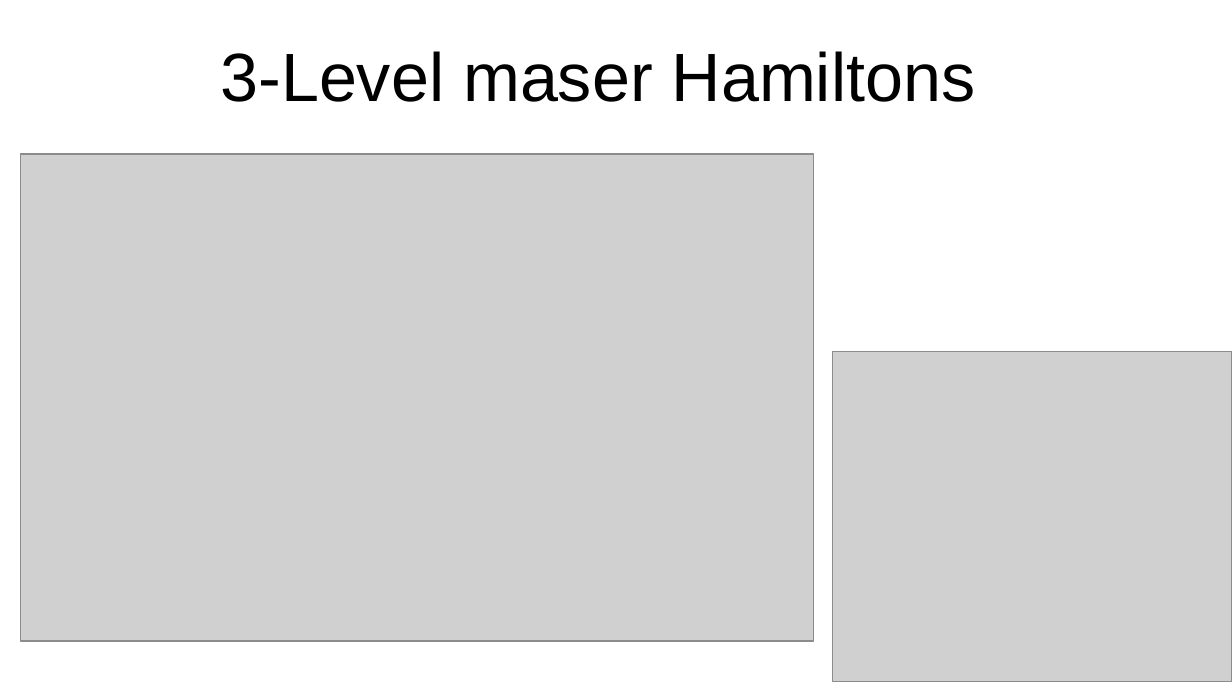
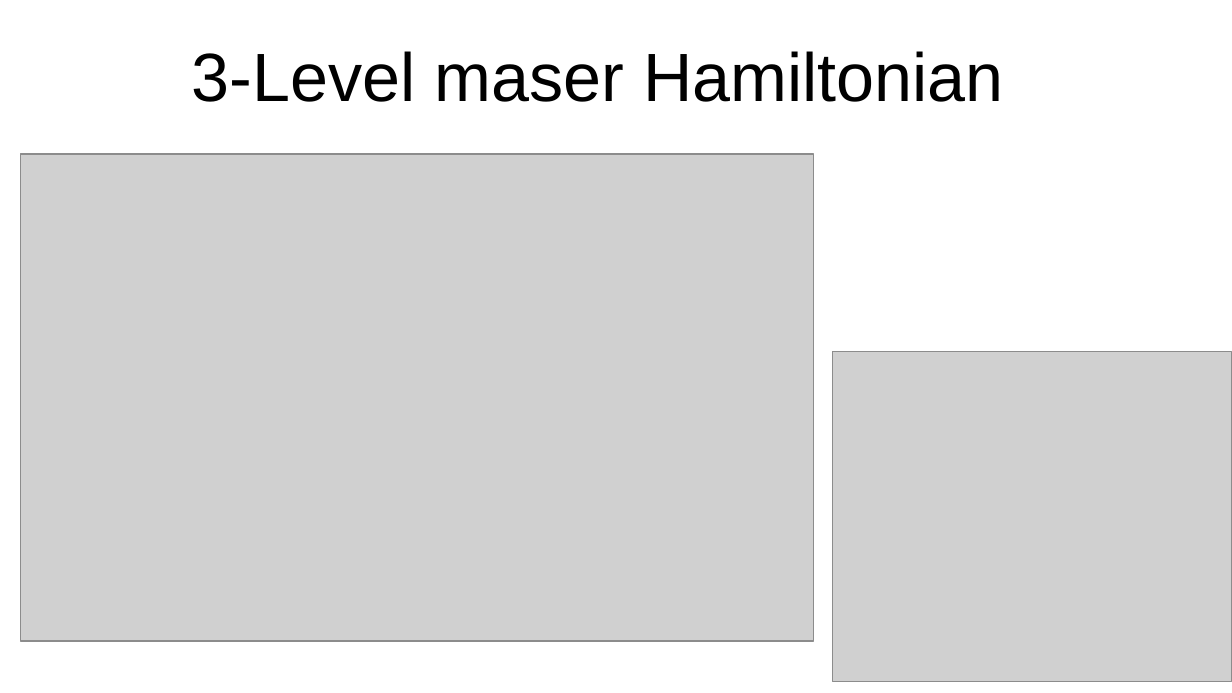
Before and after one commit to SanderStammbach/Sanders-Studium, a slide deck: slide 6 of Master-Projekt/Vortrag.odp. Drawn at 1232x693 pixels with LibreOffice and Linux fonts; fonts in the diff are those of the drawing; grey boxes stand for pictures; background and template pictures are left out. Boxes give left, top, right and bottom in pixels: in the first picture for what was removed or moved away, otherwise in the second. Text is boxed around its words. In the diff, an @@ line names an element or a change of style, - is before the commit and + after.

```diff
--- a/Master-Projekt/Vortrag.odp
+++ b/Master-Projekt/Vortrag.odp
@@ title at [192, 51, 1003, 102]: text changed @@
-3-Level maser Hamiltons
+3-Level maser Hamiltonian
```
Also in this commit, not shown: 7 other slides changed, 5 other files.
